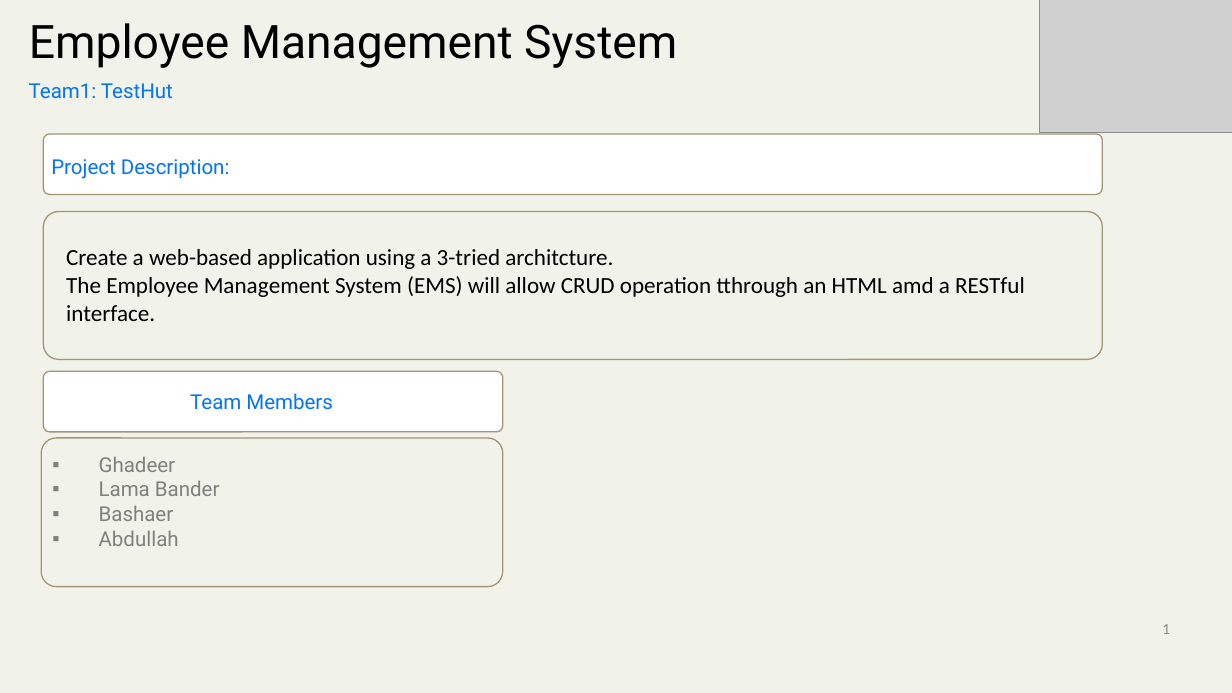
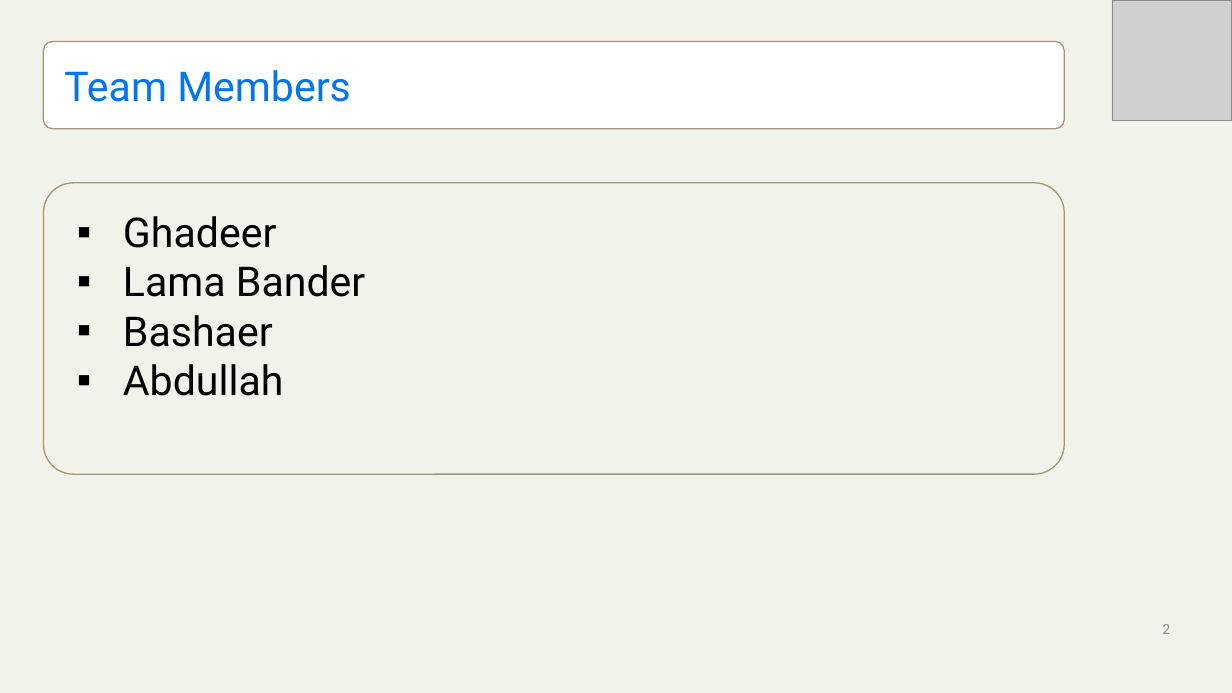
Before and after one commit to mickknutson/SITE_BOOTCAMP_QA, a slide deck: slide 2 of StudentWork/Besh/Project/TestHut Presentation.pptx (slide 1 before the commit). Drawn at 1232x693 pixels with LibreOffice and Linux fonts; fonts in the diff are those of the drawing; grey boxes stand for pictures; background and template pictures are left out. Boxes give left, top, right and bottom in pixels: in the first picture for what was removed or moved away, otherwise in the second. Text is boxed around its words. In the diff, an @@ line names an element or a change of style, - is before the commit and + after.

```diff
--- a/StudentWork/Besh/Project/TestHut Presentation.pptx
+++ b/StudentWork/Besh/Project/TestHut Presentation.pptx
@@ title removed at box(29, 23, 677, 68) @@
-Employee Management System
@@ picture removed at box(1040, 0, 1232, 132) @@
@@ picture added at box(1112, 0, 1232, 120) @@
@@ rounded rectangle "Team Members": place and size @@
-rounded rectangle "Team Members" at box(190, 393, 333, 410)
+rounded rectangle "Team Members" at box(43, 42, 1065, 128)
@@ rounded rectangle "Team Members" at box(43, 42, 1065, 128): size 16 to 32 pt; alignment centre to left; less space between paragraphs; vertical alignment top to middle; fill none to #FFFFFF; outline none to #A29574 1 pt @@
@@ text removed at box(29, 83, 173, 99) @@
-Team1: TestHut
@@ rounded rectangle removed at box(43, 134, 1103, 195) @@
@@ text removed at box(51, 159, 230, 179) @@
-Project Description:
@@ rounded rectangle: place and size @@
-rounded rectangle at box(42, 438, 504, 587)
+rounded rectangle at box(43, 183, 1065, 474)
@@ text "Ghadeer": place and size @@
-text "Ghadeer" at box(99, 456, 220, 546)
+text "Ghadeer" at box(123, 216, 365, 396)
@@ text "Ghadeer" at box(123, 216, 365, 396): size 16 to 32 pt, text colour #808080 to #000000 @@
@@ rounded rectangle removed at box(43, 212, 1103, 360) @@
@@ text removed at box(66, 249, 1025, 321) @@
-Create a web-based application using a 3-tried architcture.
-The Employee Management System (EMS) will allow CRUD operation tthrough an HTML amd a RESTful interface.
@@ rounded rectangle removed at box(43, 372, 503, 433) @@
@@ page number at box(1162, 624, 1170, 634): text changed @@
-1
+2
```
Also in this commit, not shown: 19 slides added, 5 slides removed.
